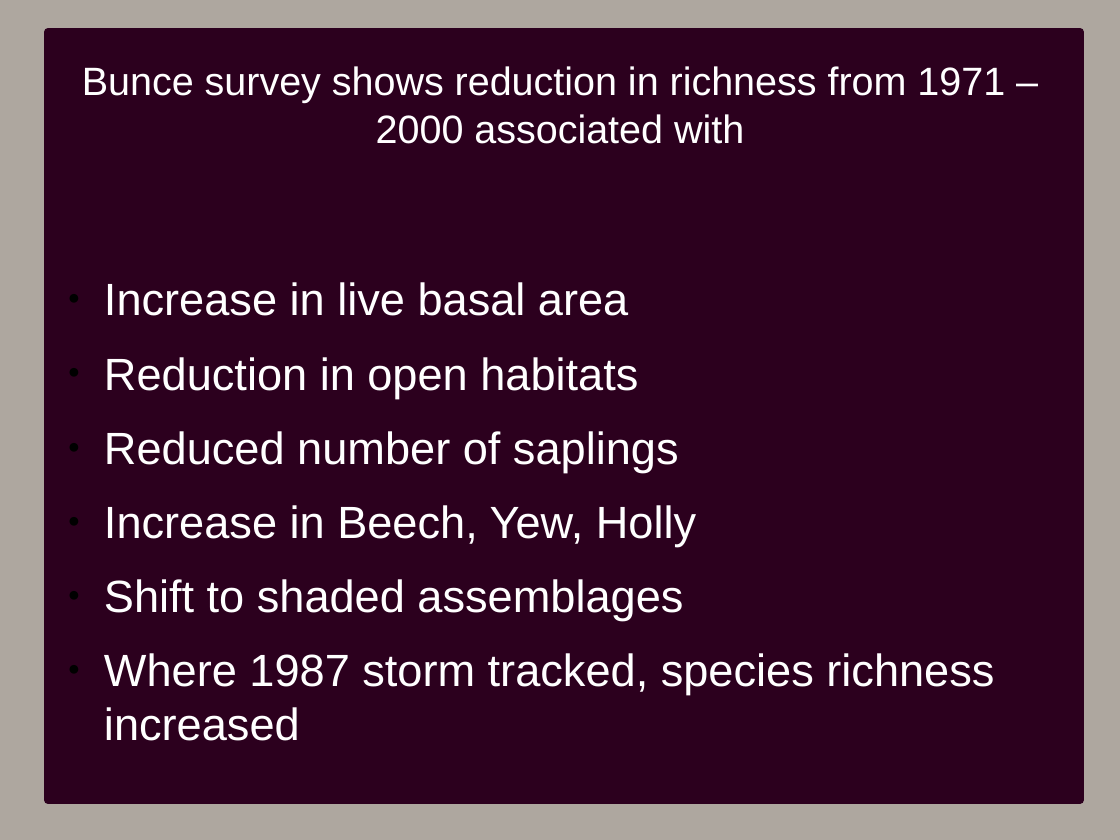
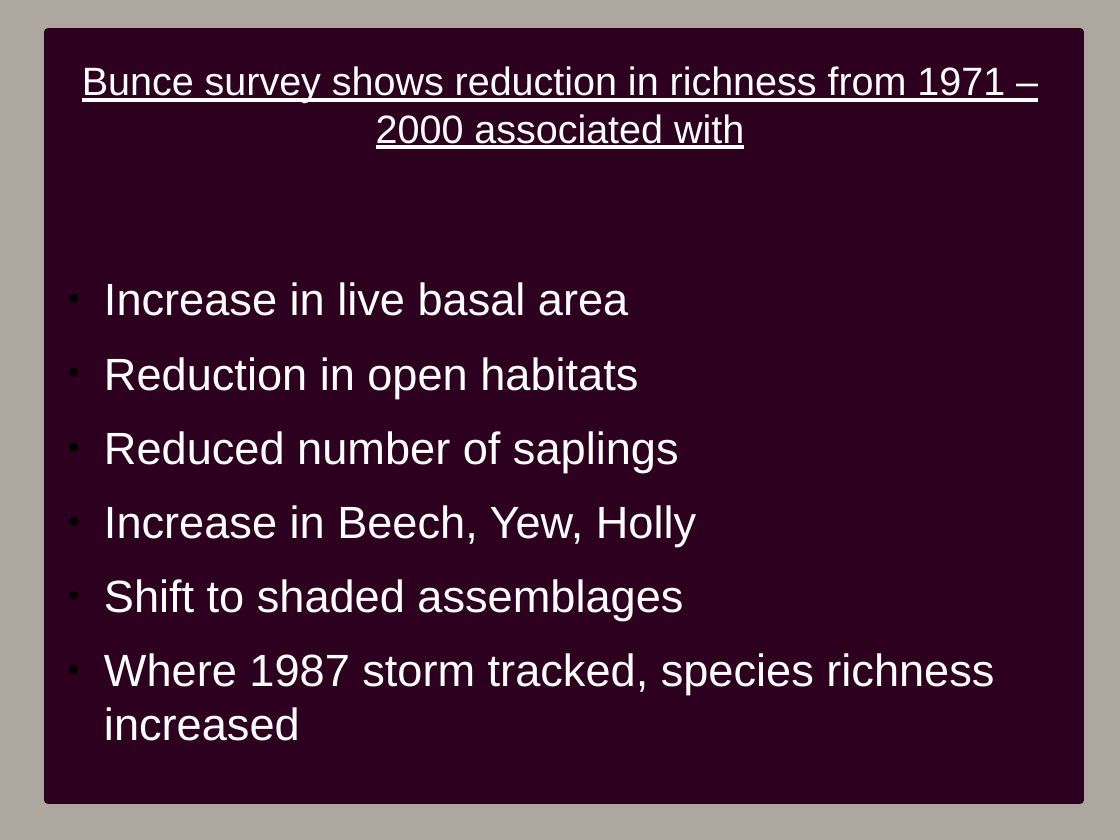
Before and after one commit to PetraGuy/CMEECourseWork, a slide deck: slide 3 of CMEEMainProject/Talk1.odp. Drawn at 1120x840 pixels with LibreOffice and Linux fonts; fonts in the diff are those of the drawing. Boxes give left, top, right and bottom in pixels: in the first picture for what was removed or moved away, otherwise in the second. Text is boxed around its words. In the diff, an @@ line names an element or a change of style, - is before the commit and + after.

```diff
--- a/CMEEMainProject/Talk1.odp
+++ b/CMEEMainProject/Talk1.odp
@@ title "Bunce survey shows reduction in ..." at [82,66,1005,149]: underline on @@
```
Also in this commit, not shown: 5 other slides changed, 2 slides added, 1 slide removed, 13 other files.
